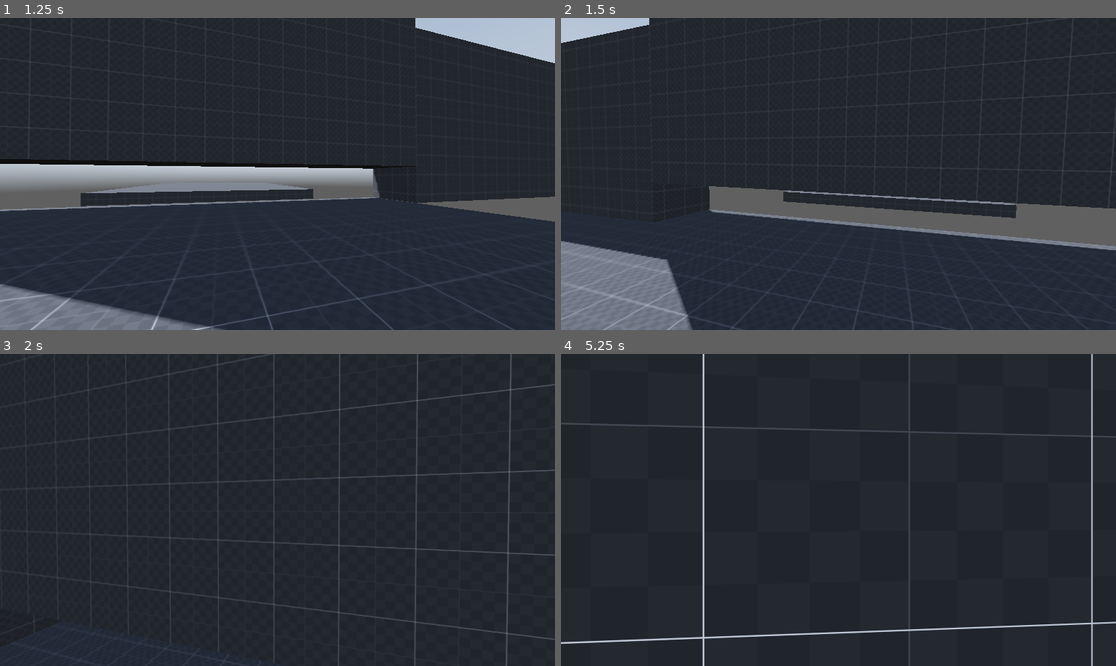
Above: before the commit, frames 1-4 (two rows, left to right).
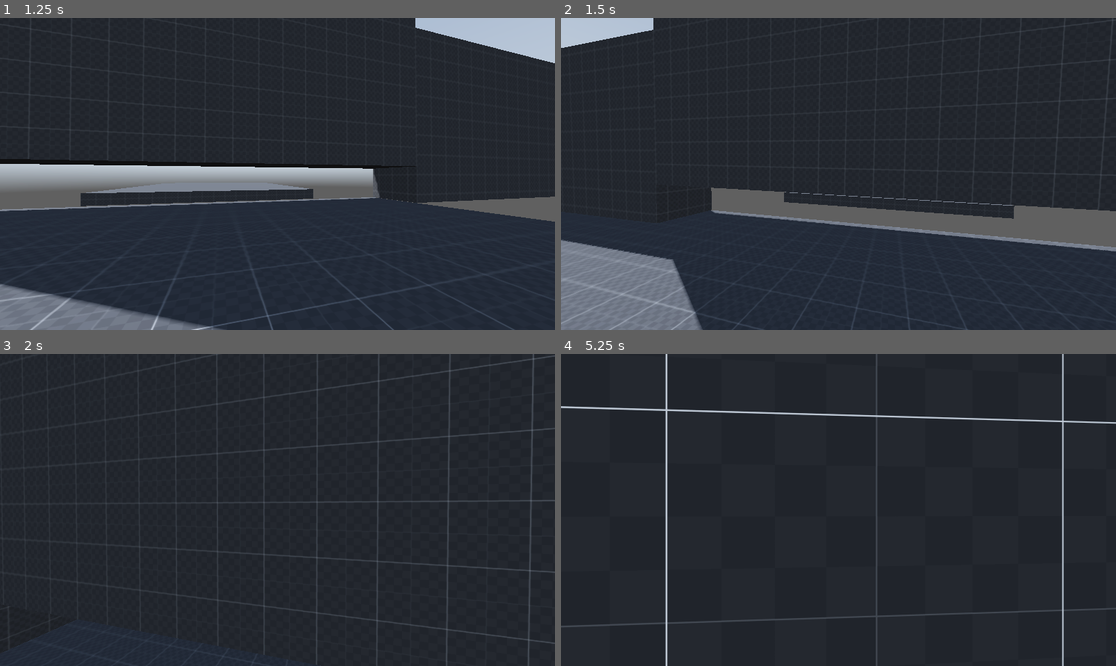
Above: after the commit, the same moments.

Repository: DrSpaniel/_Godot
Game: Godot game, scene res://scenes/main.tscn
The game is run twice, just before and just after one commit, with the same random seed, the same clock (stepped at 60 frames per second) and the same inputs. A sky picture missing from this copy of the repository is replaced by a grey-blue gradient.
Inputs (mouse positions are in pixels of both pictures, inside the frame that each line leads up to):
- Up to frame 1 (1.25 s): tap Enter at 0.5 s; move the mouse to (305, 174) at 0.52 s; hold W (forward) from 0.53 s (still down); hold Space (crouch) from 0.53 s (still down); tap 1 (jump_enable, bound only after the commit) at 0.77, 1.07 s; tap Alt (freelook) at 0.8 s
- Up to frame 2 (1.5 s): keep holding W (forward); move the mouse to (810, 174) at 1.27 s; release Space (crouch) at 1.28 s; tap Alt (freelook) at 1.35 s
- Up to frame 3 (2 s): keep holding W (forward); tap 1 (jump_enable, bound only after the commit) at 1.52, 1.82 s; tap Shift (sprint) at 1.55 s
- Up to frame 4 (5.25 s): keep holding W (forward); move the mouse to (849, 503) at 2.02 s; hold Shift (sprint) 2.03-2.78 s; tap 2 (slide_enable, bound only after the commit) at 2.3, 2.85 s; move the mouse to (832, 516) at 2.77 s; tap 1 (jump_enable, bound only after the commit) at 3.02, 3.32, 3.77, 4.07, 4.52, 4.55, 4.82 s; tap 4 (wallkick_enable, bound only after the commit) at 3.05 s; move the mouse to (877, 513) at 3.52 s; hold 4 (wallkick_enable, bound only after the commit) 3.53-4.28 s; tap 3 (wallrun_enable, bound only after the commit) at 3.8, 4.35 s; tap L (debug) at 4.15 s; move the mouse to (794, 506) at 4.27 s; tap 0 (debug_abilities, bound only after the commit) at 4.9 s; move the mouse to (844, 510) at 5.02 s; hold 1 (jump_enable, bound only after the commit) from 5.03 s (still down)

Frame 1 is identical in both runs. In frame 2, 2.4% of the frame differs, in the area x 0-100%, y 0-100%; in frame 3, 3.5%; in frame 4, 4.2%.

Commit message:
added debug stuff
press 0 to enable debug (disables all abilities) working on something interesting.....

Diff:
--- a/fps_test1/project.godot
+++ b/fps_test1/project.godot
@@ -77,6 +77,31 @@
 "events": [Object(InputEventKey,"resource_local_to_scene":false,"resource_name":"","device":-1,"window_id":0,"alt_press …(192 unchanged characters)…
 ]
 }
+jump_enable={
+"deadzone": 0.2,
+"events": [Object(InputEventKey,"resource_local_to_scene":false,"resource_name":"","device":-1,"window_id":0,"alt_pressed":false,"shift_pressed":false,"ctrl_pressed":false,"meta_pressed":false,"pressed":false,"keycode":0,"physical_keycode":49,"key_label":0,"unicode":49,"location":0,"echo":false,"script":null)
+]
+}
+slide_enable={
+"deadzone": 0.2,
+"events": [Object(InputEventKey,"resource_local_to_scene":false,"resource_name":"","device":-1,"window_id":0,"alt_pressed":false,"shift_pressed":false,"ctrl_pressed":false,"meta_pressed":false,"pressed":false,"keycode":0,"physical_keycode":50,"key_label":0,"unicode":50,"location":0,"echo":false,"script":null)
+]
+}
+wallrun_enable={
+"deadzone": 0.2,
+"events": [Object(InputEventKey,"resource_local_to_scene":false,"resource_name":"","device":-1,"window_id":0,"alt_pressed":false,"shift_pressed":false,"ctrl_pressed":false,"meta_pressed":false,"pressed":false,"keycode":0,"physical_keycode":51,"key_label":0,"unicode":51,"location":0,"echo":false,"script":null)
+]
+}
+wallkick_enable={
+"deadzone": 0.2,
+"events": [Object(InputEventKey,"resource_local_to_scene":false,"resource_name":"","device":-1,"window_id":0,"alt_pressed":false,"shift_pressed":false,"ctrl_pressed":false,"meta_pressed":false,"pressed":false,"keycode":0,"physical_keycode":52,"key_label":0,"unicode":52,"location":0,"echo":false,"script":null)
+]
+}
+debug_abilities={
+"deadzone": 0.2,
+"events": [Object(InputEventKey,"resource_local_to_scene":false,"resource_name":"","device":-1,"window_id":0,"alt_pressed":false,"shift_pressed":false,"ctrl_pressed":false,"meta_pressed":false,"pressed":false,"keycode":0,"physical_keycode":48,"key_label":0,"unicode":48,"location":0,"echo":false,"script":null)
+]
+}
 
 [physics]
 
--- a/fps_test1/scenes/main.tscn
+++ b/fps_test1/scenes/main.tscn
@@ -10,6 +10,7 @@
 
 [sub_resource type="StandardMaterial3D" id="StandardMaterial3D_tbgi4"]
 albedo_texture = ExtResource("1_0wfyh")
+uv1_triplanar = true
 
 [sub_resource type="PanoramaSkyMaterial" id="PanoramaSkyMaterial_71j4m"]
 panorama = ExtResource("2_sugp2")
@@ -297,7 +298,7 @@
 material = SubResource("StandardMaterial3D_k0juu")
 
 [node name="cieling6" type="CSGBox3D" parent="stage"]
-transform = Transform3D(1, 0, 0, 0, 1, 0, 0, 0, 1, 4.5, 4.42141, 101.021)
+transform = Transform3D(1, 0, 0, 0, 1, 0, 0, 0, 1, 6.5, 4.42141, 101.021)
 use_collision = true
 size = Vector3(3, 8.83115, 98)
 material = SubResource("StandardMaterial3D_k0juu")
--- a/fps_test1/scripts/player.gd
+++ b/fps_test1/scripts/player.gd
@@ -11,12 +11,24 @@
 @onready var camera_3d: Camera3D = $neck/head/eyes/Camera3D
 @onready var animation_player: AnimationPlayer = $neck/head/eyes/AnimationPlayer
 
+# Debug States
+
+var debug_enabled = false
+
+var jump_enabled = true
+var slide_enabled = true
+var wallrun_enabled = true
+var wallkick_enabled = true
+
+
+
 # States
 var walking := false
 var sprinting := false
 var crouched := false
 var freelook := false
 var sliding := false
+var was_in_air = false
 
 # Slide vars
 var slide_timer = 0.0
@@ -27,10 +39,10 @@
 # Jump vars
 var last_velocity = Vector3.ZERO
 var horizontal_velocity = Vector2(velocity.x, velocity.z)
-const jump_velocity = 7
+@export var jump_velocity = 5
 var crouch_counter = 0.0
-var min_crouch_counter = 5.0
-var max_crouch_counter = 10.0
+@export var min_crouch_counter = 8.0
+@export var max_crouch_counter = 15.0
 var is_charging = false
 
 # Wall system vars - SIMPLIFIED
@@ -43,6 +55,10 @@
 var wallrun_timer = 0.0
 var max_wallrun_time = 3.0
 var wallrun_velocity_set = false
+
+# Wallkick vars
+@export var wall_kick_strength_horiz = 3.6  # How far away?
+@export var wall_kick_strength_vert = jump_velocity * 0.9 # How high?
 
 # Headbob vars
 const headbob_sprint_speed = 22
@@ -70,8 +86,8 @@
 var freelook_angle = 8
 
 # Air movement vars
-var air_control_force = 23.0  # adjust to how responsive air movement is
-var max_air_speed = 7.5  # Maximum horizontal speed in the air
+@export var air_control_force = 10.0  # adjust to how responsive air movement is
+@export var max_air_speed = 7.5  # Maximum horizontal speed in the air
 
 # Input vars
 var direction = Vector3.ZERO
@@ -82,6 +98,44 @@
 	Input.mouse_mode = Input.MOUSE_MODE_CAPTURED
 
 func _input(event):
+
+	# Feature enablers
+
+	if event.is_action_pressed("debug_abilities"):
+		debug_enabled = !debug_enabled
+
+		if debug_enabled:
+			jump_enabled = false
+			slide_enabled = false
+			wallrun_enabled = false
+			wallkick_enabled = false
+			print("debug time!")
+		else:
+			jump_enabled = true
+			slide_enabled = true
+			wallrun_enabled = true
+			wallkick_enabled = true
+			print("Bye bye debug!")
+
+
+	if event.is_action_pressed("jump_enable") and debug_enabled:
+		jump_enabled = true
+		print("jump enabled!")
+
+	if event.is_action_pressed("slide_enable") and debug_enabled:
+		slide_enabled = true
+		print("slide enabled!")
+
+	if event.is_action_pressed("wallrun_enable") and debug_enabled:
+		wallrun_enabled = true
+		print("wallrun enabled!")
+
+	if event.is_action_pressed("wallkick_enable") and debug_enabled:
+		wallkick_enabled = true
+		print("wallkick enabled!")
+
+
+
 	# Mouse move logic
 	if event.is_action_pressed("esc"):
 		Input.mouse_mode = Input.MOUSE_MODE_VISIBLE
@@ -139,10 +193,7 @@
 	handle_headbob(delta, input_dir)
 
 	# Handle player movement
-	#print("Velocity BEFORE player movement: ", velocity)
-	#print("Current direction vector: ", direction)
 	handle_player_movement(delta, input_dir)
-	#print("Velocity AFTER player movement: ", velocity)
 
 	# Handle wall system
 	handle_wall_system(delta, input_dir)
@@ -150,8 +201,15 @@
 	# Handle gravity
 	handle_gravity(delta)
 
+	var was_airborne = not is_on_floor()
+
 	last_velocity = velocity
 	move_and_slide()
+
+	# Check for air-to-ground transition slide
+	handle_air_to_slide_transition(was_airborne)
+
+	was_in_air = was_airborne
 
 #func handle_wall_timers(delta: float):
 
@@ -160,7 +218,7 @@
 	"""Centralized wall system handling"""
 	var touching_wall = is_on_wall_only()
 
-	if touching_wall and wall_state == WallState.NONE:
+	if touching_wall and wallrun_enabled and wall_state == WallState.NONE:
 		# Start wallrunning
 		wall_state = WallState.WALLRUNNING
 		wallrun_timer = 0.0
@@ -178,7 +236,7 @@
 			if wallrun_timer >= max_wallrun_time:
 				reset_wall_state()
 				print("Wallrun time expired")
-			elif Input.is_action_just_pressed("jump"):
+			elif Input.is_action_just_pressed("jump") and wallkick_enabled:
 				# Perform wallkick - just apply force and end wallrunning
 				perform_wallkick()
 				reset_wall_state()  # End wallrunning immediately
@@ -191,9 +249,8 @@
 		print("WALLKICK! Normal:", wall_normal)
 
 		# Apply strong force away from wall
-		var wall_kick_strength = 3.6  # Strong enough to clear the wall
-		velocity += wall_normal * wall_kick_strength
-		velocity.y = jump_velocity * 0.8
+		velocity += wall_normal * wall_kick_strength_horiz
+		velocity.y = wall_kick_strength_vert
 		#direction = Vector3.ZERO #this just halts
 
 func reset_wall_state():
@@ -208,19 +265,24 @@
 func handle_movement_states(delta: float, input_dir: Vector2):
 	"""Handle crouching, sprinting, walking states"""
 	# Crouching
-	if is_on_floor() and Input.is_action_pressed("crouch") or sliding:
+	if is_on_floor() and jump_enabled and Input.is_action_pressed("crouch") or sliding:
+
+		# Do crouch stuff
+
 		current_speed = lerp(current_speed, crouch_speed, delta * lerp_speed)
 		head.position.y = lerp(head.position.y, crouch_depth, delta * lerp_speed)
 		standing_collision.disabled = true
 		crouched_collision.disabled = false
 
+		# If touching floor, charge jump to  be used later
+
 		if is_on_floor():
 			is_charging = true
 			crouch_counter += delta * 10.0
 			crouch_counter = clamp(crouch_counter, min_crouch_counter, max_crouch_counter)
 
 		# Slide begin logic
-		if (horizontal_velocity.length() > 7 and sprinting and input_dir != Vector2.ZERO and is_on_floor()):
+		if (horizontal_velocity.length() > 7 and sprinting and input_dir != Vector2.ZERO and slide_enabled and is_on_floor()):
 			sliding = true
 			slide_timer = slide_timer_max
 			slide_vector = input_dir
@@ -231,15 +293,15 @@
 		sprinting = false
 		crouched = true
 
-	elif ray_cast_3d.is_colliding():
+	elif ray_cast_3d.is_colliding():	# If im under something!
 		crouch_counter = 0.0
-	elif !ray_cast_3d.is_colliding():
+	elif !ray_cast_3d.is_colliding():	# If nothing above me
 		# Uncrouching / Standing
 		standing_collision.disabled = false
 		crouched_collision.disabled = true
 		head.position.y = lerp(head.position.y, 0.0, delta * lerp_speed)
 
-		if Input.is_action_just_released("crouch") and is_on_floor():
+		if Input.is_action_just_released("crouch") and jump_enabled and is_on_floor():
 			do_jump(crouch_counter)
 		elif Input.is_action_pressed("sprint"):
 			# Sprinting
@@ -365,3 +427,41 @@
 	is_charging = false
 	animation_player.play("jumping")
 	crouch_counter = 0.0
+
+func handle_air_to_slide_transition(was_airborne: bool):
+	"""Handle sliding when landing from air with speed and crouch held"""
+	if was_airborne and slide_enabled and is_on_floor():  # Just landed
+		var horizontal_speed = Vector2(velocity.x, velocity.z).length()
+
+		# If moving fast enough, holding crouch, and have horizontal momentum
+		if horizontal_speed >= sprint_speed/2 and Input.is_action_pressed("crouch"):
+			print("=== AIR-TO-SLIDE TRANSITION ===")
+			print("Landing speed:", horizontal_speed)
+
+
+			# Convert velocity to local space slide vector (matching coordinate system)
+			var world_velocity_normalized = Vector3(velocity.x, 0, velocity.z).normalized()
+			var local_velocity = transform.basis.inverse() * world_velocity_normalized
+			slide_vector = Vector2(local_velocity.x, local_velocity.z)
+
+
+
+			# Convert slide vector back to world space to verify direction
+			var world_slide_direction = Vector3(slide_vector.x, 0, slide_vector.y)
+
+			# Calculate angle between velocity and slide direction
+			var velocity_3d_normalized = Vector3(velocity.x, 0, velocity.z).normalized()
+
+			# Start sliding
+			sliding = true
+			slide_timer = slide_timer_max
+
+			# Enable freelook for slide
+			freelook = true
+
+			# Set appropriate collision and states
+			standing_collision.disabled = true
+			crouched_collision.disabled = false
+			crouched = true
+			walking = false
+			sprinting = false
